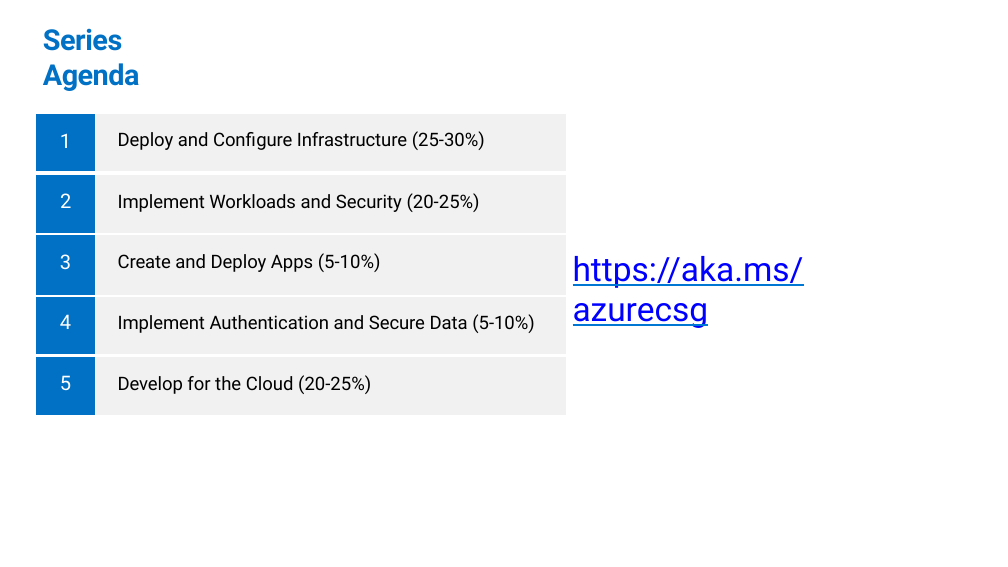
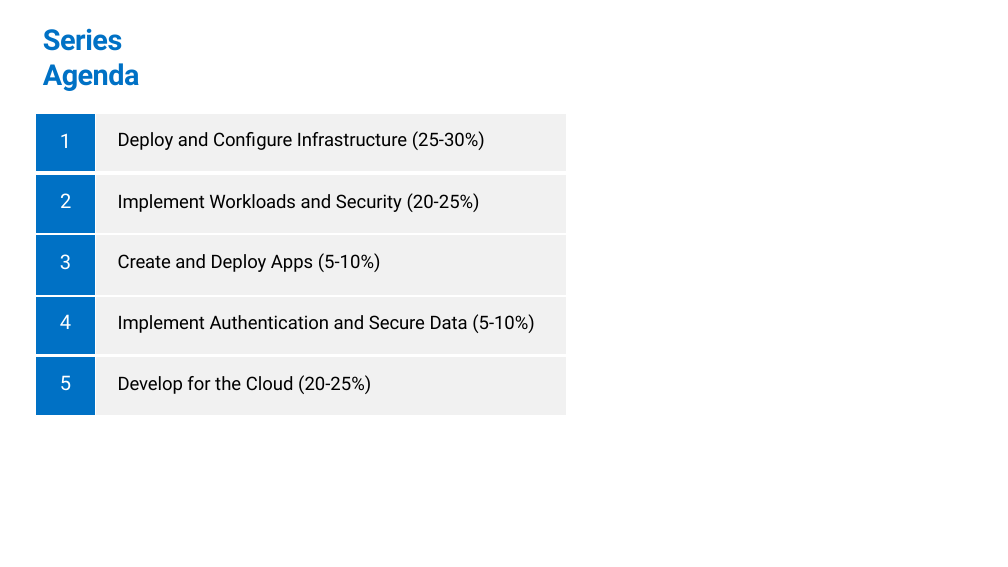
Before and after one commit to dannradkov/az300, a slide deck: slide 3 of pptx/AZ-300-Week3-Create+and+deploy+Apps.pptx (slide 4 before the commit). Drawn at 1008x567 pixels with LibreOffice and Linux fonts; fonts in the diff are those of the drawing. Boxes give left, top, right and bottom in pixels: in the first picture for what was removed or moved away, otherwise in the second. Text is boxed around its words. In the diff, an @@ line names an element or a change of style, - is before the commit and + after.

```diff
--- a/pptx/AZ-300-Week3-Create+and+deploy+Apps.pptx
+++ b/pptx/AZ-300-Week3-Create+and+deploy+Apps.pptx
@@ text removed at [573,256,804,328] @@
-https://aka.ms/azurecsg
```
Also in this commit, not shown: 1 other slide changed, 3 slides removed, 1 other file.
